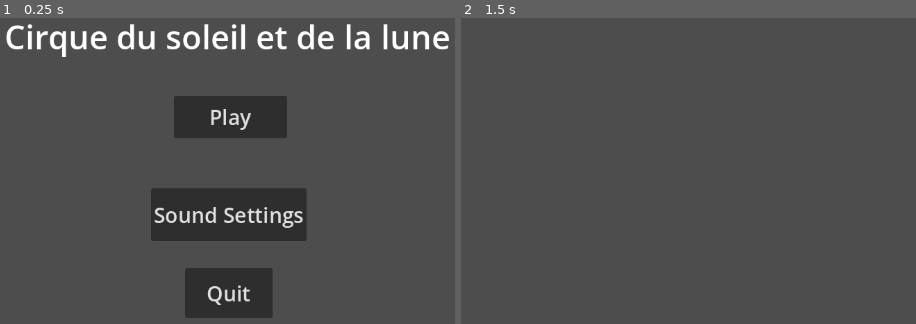
Above: before the commit, frames 1-2 (left to right).
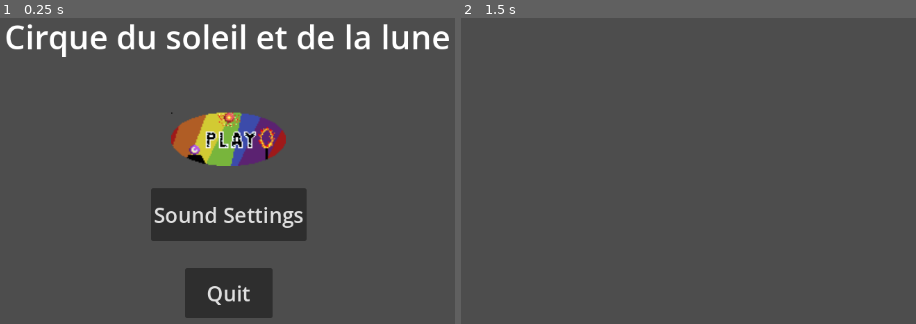
Above: after the commit, the same moments.

Repository: JasonJ13/CircusSunMoon
Game: Godot game, scene res://Scene/APP/app.tscn
Two runs of this game, one before a commit and one after it. Both use one fixed random seed, a clock stepped at 60 frames per second and the inputs below.
Inputs (mouse positions are in pixels of both pictures, inside the frame that each line leads up to):
- Up to frame 1 (0.25 s): no input
- Up to frame 2 (1.5 s): click (693, 115) at 0.5 s, where only the run before the commit has a clickable "Play"; tap Enter at 1.25 s; move the mouse to (843, 183) at 1.27 s

The runs differ from the first frame. In frame 1, 5.2% of the frame differs, in the area x 37-64%, y 25-49%; in frame 2, nothing differs.

Commit message:
fixed broken play button

Diff:
--- a/Scene/MainMenu/MainMenu.tscn
+++ b/Scene/MainMenu/MainMenu.tscn
@@ -2,7 +2,9 @@
 
 [ext_resource type="Script" uid="uid://cvmlmm6unx76t" path="res://Script/MainMenu/main_menu.gd" id="1_lck82"]
 [ext_resource type="PackedScene" uid="uid://0p2t77b6t20r" path="res://Scene/MainMenu/sound_setting.tscn" id="2_b4s8y"]
+[ext_resource type="Texture2D" uid="uid://bkpbpt2g4gsft" path="res://Asset/pixel/Play_button_hover.png" id="2_svdxt"]
 [ext_resource type="AudioStream" uid="uid://qk8c5a5m1sp" path="res://Asset/SFX/Spooky flotes.wav" id="3_f0l23"]
+[ext_resource type="Texture2D" uid="uid://32p5bwg73sqj" path="res://Asset/pixel/Play_button.png" id="3_y882m"]
 [ext_resource type="Script" uid="uid://dkckssw4r8od4" path="res://Script/MainMenu/spooky_flotes.gd" id="4_bqsmv"]
 
 [sub_resource type="LabelSettings" id="LabelSettings_o12uj"]
@@ -26,14 +28,25 @@
 text = "Cirque du soleil et de la lune"
 label_settings = SubResource("LabelSettings_o12uj")
 
+[node name="PlayButon" type="TextureButton" parent="." unique_id=2124255286]
+layout_mode = 0
+offset_left = 523.0
+offset_top = 188.0
+offset_right = 688.0
+offset_bottom = 265.0
+texture_normal = ExtResource("2_svdxt")
+texture_hover = ExtResource("3_y882m")
+stretch_mode = 0
+
 [node name="PlayButton" type="Button" parent="." unique_id=364789616]
+visible = false
 layout_mode = 0
 offset_left = 527.0
 offset_top = 164.0
 offset_right = 690.0
 offset_bottom = 225.0
 theme_override_font_sizes/font_size = 30
-text = "Play"
+icon = ExtResource("3_y882m")
 
 [node name="SoundSettingButton" type="Button" parent="." unique_id=1260568817]
 layout_mode = 0
@@ -68,6 +81,7 @@
 script = ExtResource("4_bqsmv")
 
 [connection signal="on_play" from="." to="SpookyFlotes" method="_on_main_menu_on_play"]
+[connection signal="pressed" from="PlayButon" to="." method="_on_play_buton_pressed"]
 [connection signal="pressed" from="PlayButton" to="." method="_on_play_button_pressed"]
 [connection signal="pressed" from="SoundSettingButton" to="SoundSetting" method="_on_sound_setting_button_pressed"]
 [connection signal="pressed" from="QuitButton" to="." method="_on_quit_button_pressed"]
--- a/Script/MainMenu/main_menu.gd
+++ b/Script/MainMenu/main_menu.gd
@@ -17,3 +17,8 @@
 func _on_play_button_pressed() -> void:
 	visible = false
 	on_play.emit()
+
+
+func _on_play_buton_pressed() -> void:
+	visible = false
+	on_play.emit()
